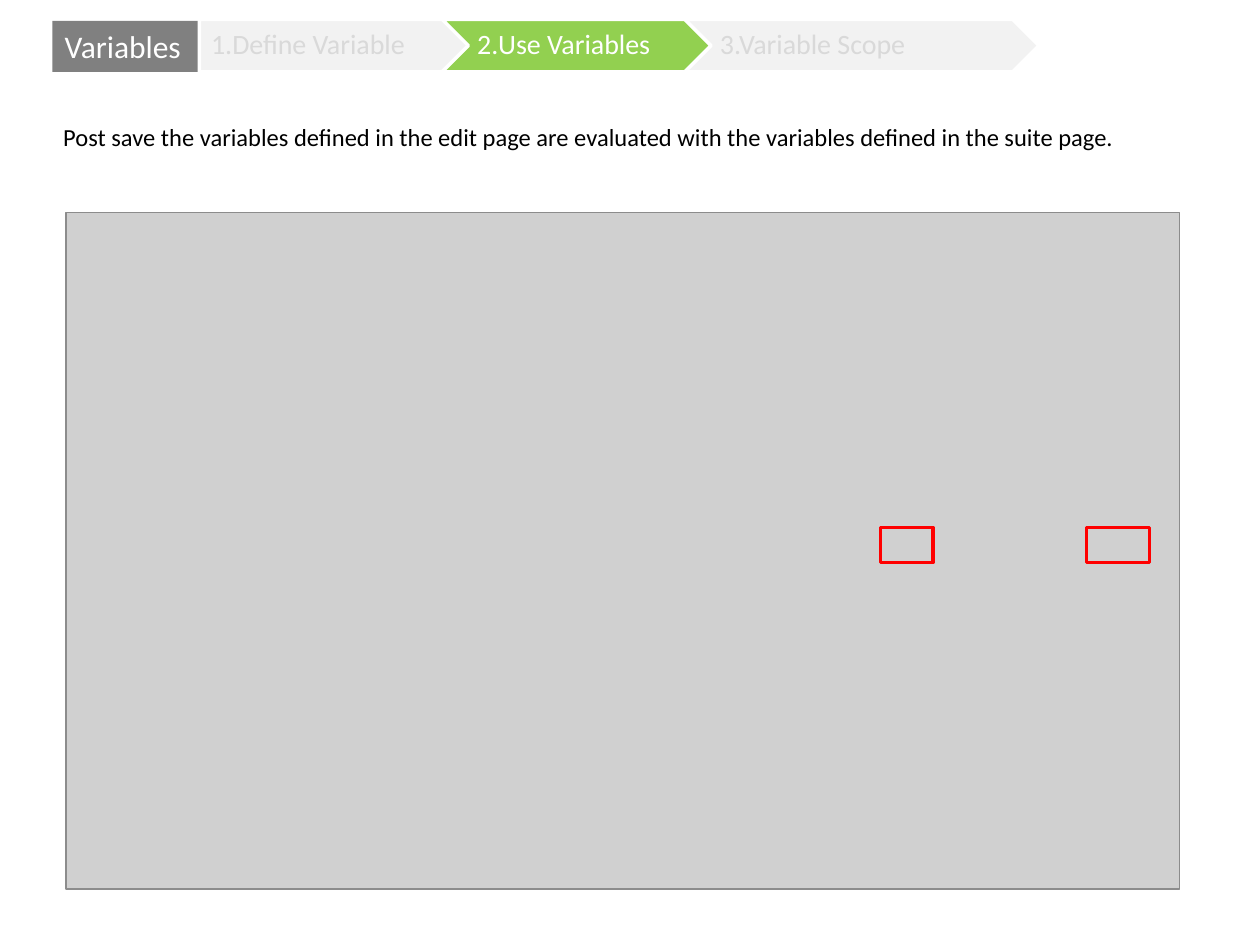
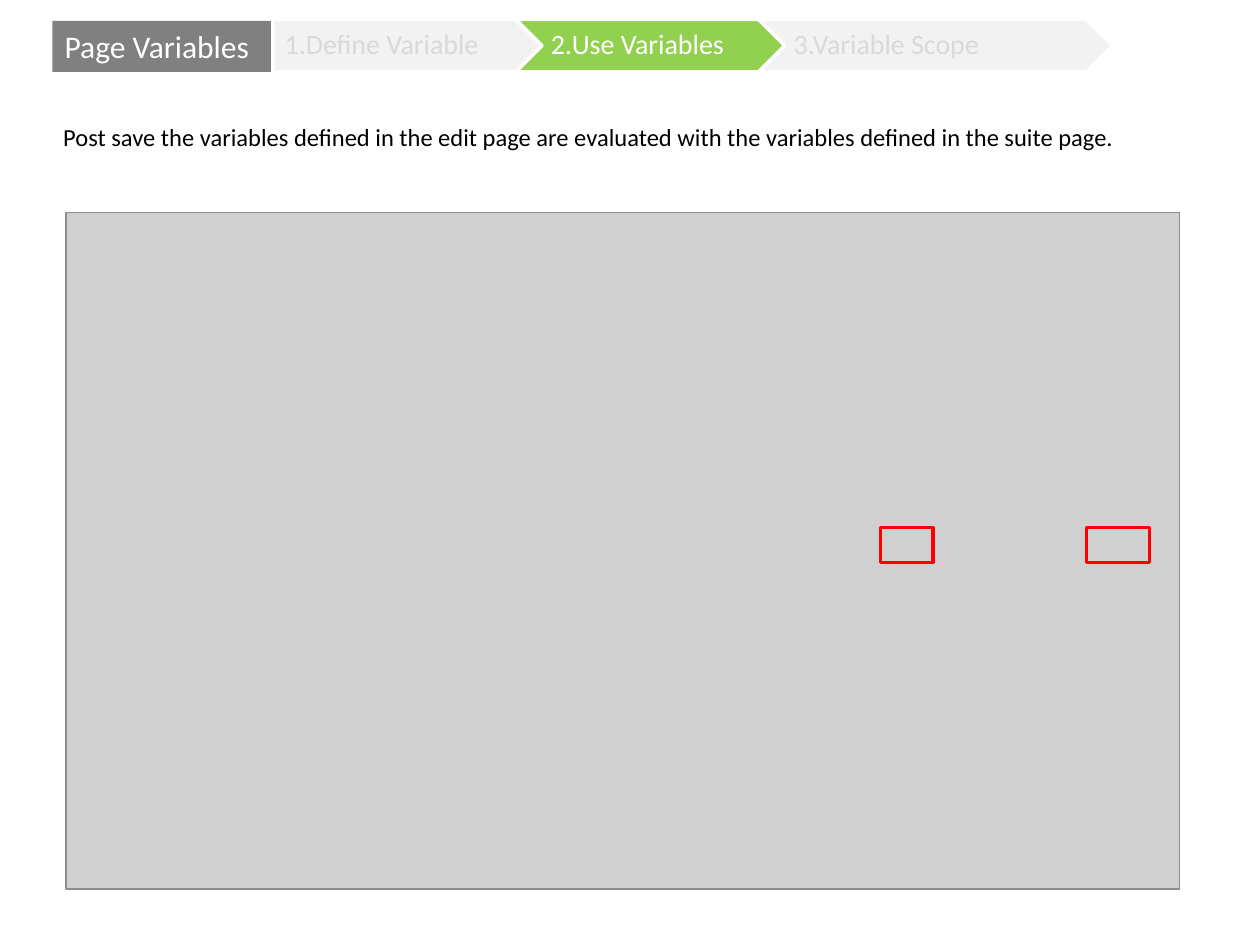
Before and after one commit to rvunnava/axcept-documentation, a slide deck: slide 10 of ppt/ImplimentTests.ppsx (slide 7 before the commit). Drawn at 1260x945 pixels with LibreOffice and Linux fonts; fonts in the diff are those of the drawing; grey boxes stand for pictures. Boxes give left, top, right and bottom in pixels: in the first picture for what was removed or moved away, otherwise in the second. Text is boxed around its words. In the diff, an @@ line names an element or a change of style, - is before the commit and + after.

```diff
--- a/ppt/ImplimentTests.ppsx
+++ b/ppt/ImplimentTests.ppsx
@@ rectangle "Page Variables": place and size @@
-rectangle "Page Variables" at [53, 21, 210, 72]
+rectangle "Page Variables" at [53, 21, 276, 72]
@@ 2 chevrons, 1 text, 1 pentagon arrow: place and size @@
-2 chevrons, 1 text, 1 pentagon arrow at [199, 19, 1040, 72]
+2 chevrons, 1 text, 1 pentagon arrow at [273, 19, 1113, 72]
@@ text in rectangle at [65, 36, 249, 64]: text changed @@
-Variables
+Page Variables
```
Also in this commit, not shown: 4 other slides changed, 3 slides added, 2 slides removed, 5 other files.
